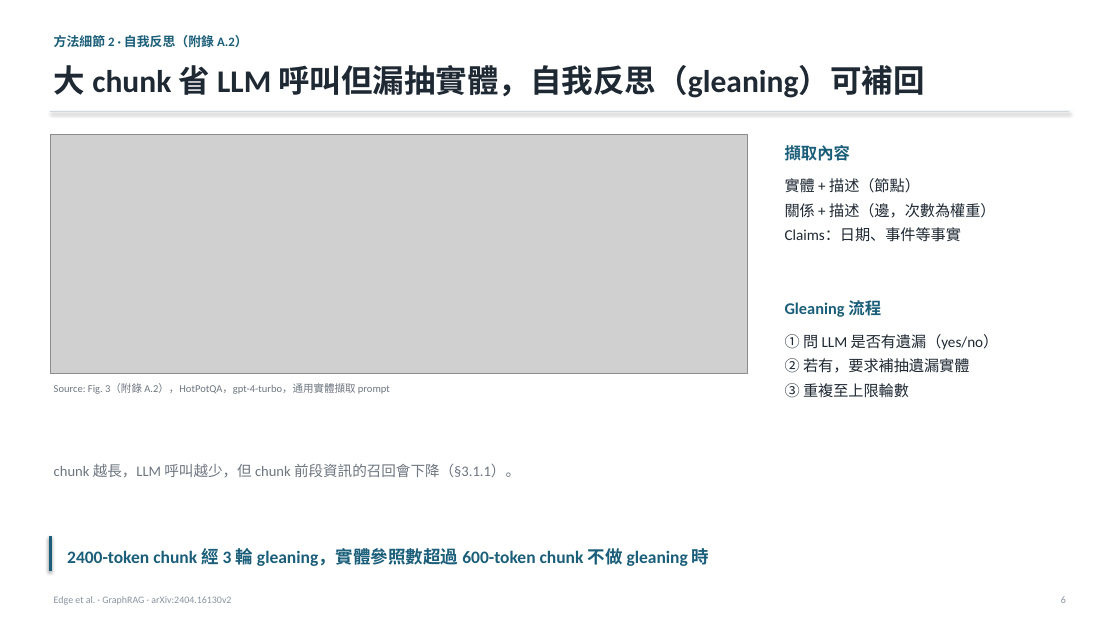
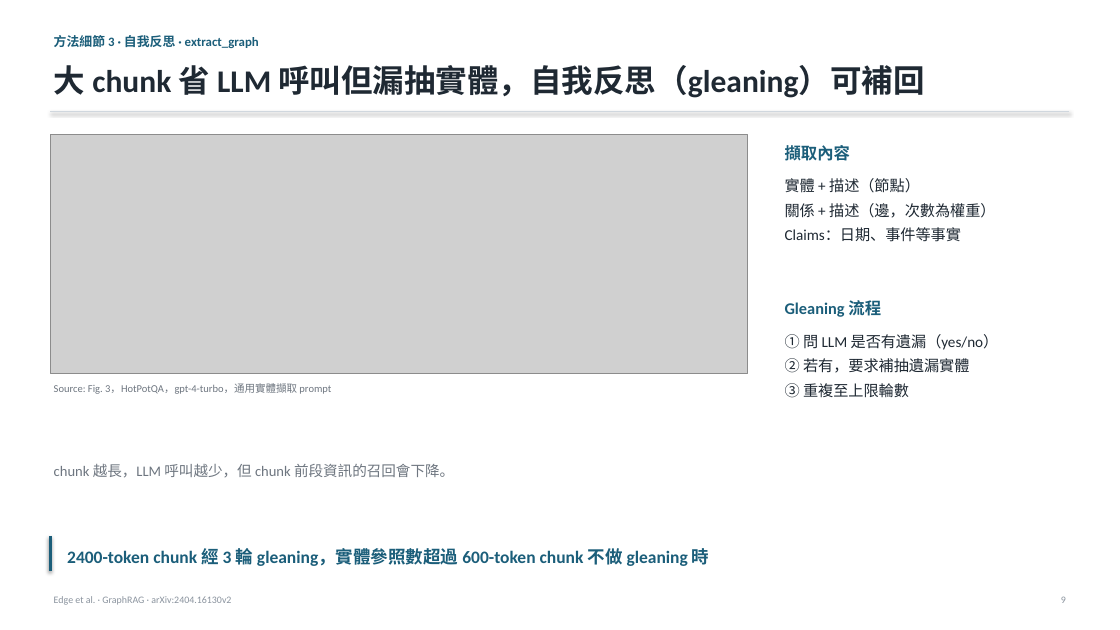
Before and after one commit to Moris-Zhan/CV-RAG-LLM-Papers, a slide deck: slide 9 of RAG/2024_GraphRAG/slides_zh-TW.pptx (slide 6 before the commit). Drawn at 1120x630 pixels with LibreOffice and Linux fonts; fonts in the diff are those of the drawing; grey boxes stand for pictures. Boxes give left, top, right and bottom in pixels: in the first picture for what was removed or moved away, otherwise in the second. Text is boxed around its words. In the diff, an @@ line names an element or a change of style, - is before the commit and + after.

```diff
--- a/RAG/2024_GraphRAG/slides_zh-TW.pptx
+++ b/RAG/2024_GraphRAG/slides_zh-TW.pptx
@@ text at (54, 35, 259, 48): text changed @@
-方法細節 2 · 自我反思（附錄 A.2）
+方法細節 3 · 自我反思 · extract_graph
@@ text at (54, 383, 331, 394): text changed @@
-Source: Fig. 3（附錄 A.2），HotPotQA，gpt-4-turbo，通用實體擷取 prompt
+Source: Fig. 3，HotPotQA，gpt-4-turbo，通用實體擷取 prompt
@@ text at (54, 464, 454, 478): text changed @@
-chunk 越長，LLM 呼叫越少，但 chunk 前段資訊的召回會下降（§3.1.1）。
+chunk 越長，LLM 呼叫越少，但 chunk 前段資訊的召回會下降。
```
Also in this commit, not shown: 21 other slides changed, 5 slides added, 5 other files.
